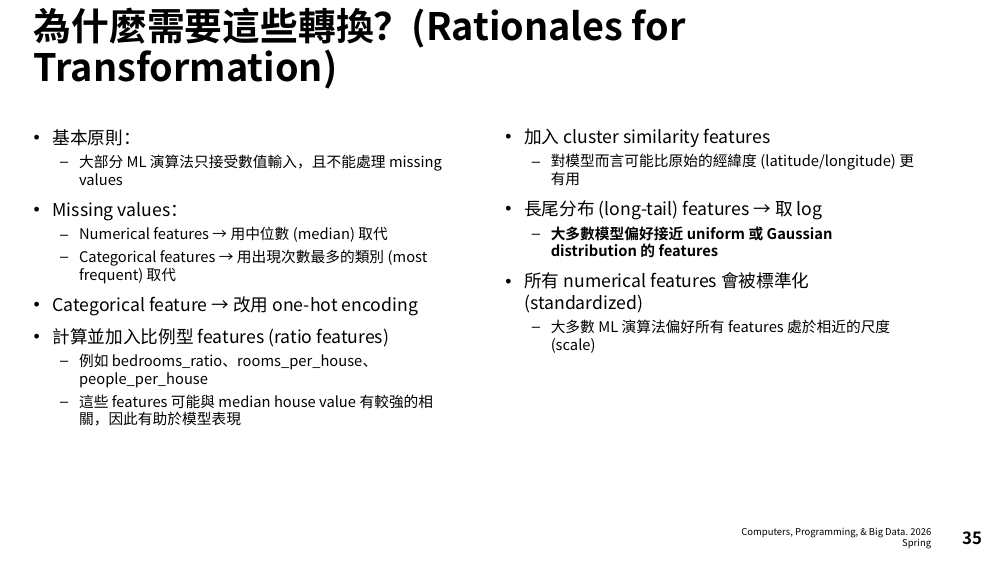
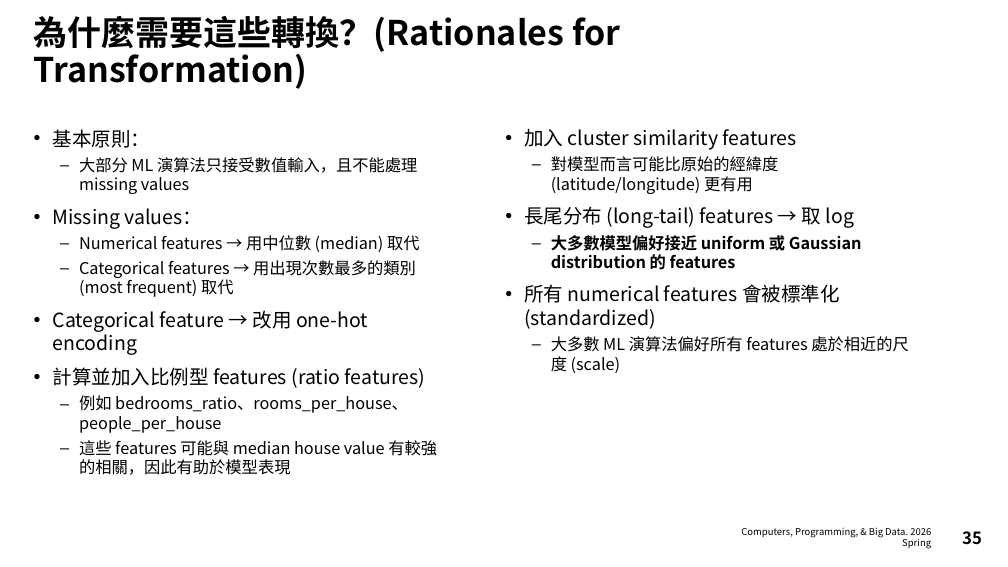
Before and after one commit to audachang/ncu-compneuro-2026-spring, a slide deck: slide 35 of week-15-machine_learning_endtoend/week-15-ML-end-to-end-zh.pptx. Drawn at 1008x567 pixels with LibreOffice and Linux fonts; fonts in the diff are those of the drawing. Boxes give left, top, right and bottom in pixels: in the first picture for what was removed or moved away, otherwise in the second. Text is boxed around its words. In the diff, an @@ line names an element or a change of style, - is before the commit and + after.

```diff
--- a/week-15-machine_learning_endtoend/week-15-ML-end-to-end-zh.pptx
+++ b/week-15-machine_learning_endtoend/week-15-ML-end-to-end-zh.pptx
@@ title "為什麼需要這些轉換？(Rationales for Transformation)" at box(34, 16, 620, 89): size 36 to 32.4 pt @@
@@ text "基本原則：" at box(53, 129, 437, 475): size 16.8 to 18.6 pt in "基本原則：", "Missing values：", "Categorical feature → 改用 one-hot encoding", "計算並加入比例型 features (ratio features)"; size 14 to 15.5 pt in "大部分 ML 演算法只接受數值輸入，且不能處理 missing values", "Numerical features → 用中位數 (median) 取代", "Categorical features → 用出現次數最多的類別 (most frequent) 取代", "例如 bedrooms_ratio、rooms_per_house、people_per_house" and 1 more places @@
@@ text "加入 cluster similarity features" at box(524, 129, 909, 373): size 16.8 to 18.6 pt in "加入 cluster similarity features", "長尾分布 (long-tail) features → 取 log", "所有 numerical features 會被標準化 (standardized)"; size 14 to 15.5 pt in "對模型而言可能比原始的經緯度 (latitude/longitude) 更有用", "大多數模型偏好接近 uniform 或 Gaussian distribution 的 features", "大多數 ML 演算法偏好所有 features 處於相近的尺度 (scale)" @@
```
Also in this commit, not shown: 23 other slides changed, 30 slides removed, 2 other files.
